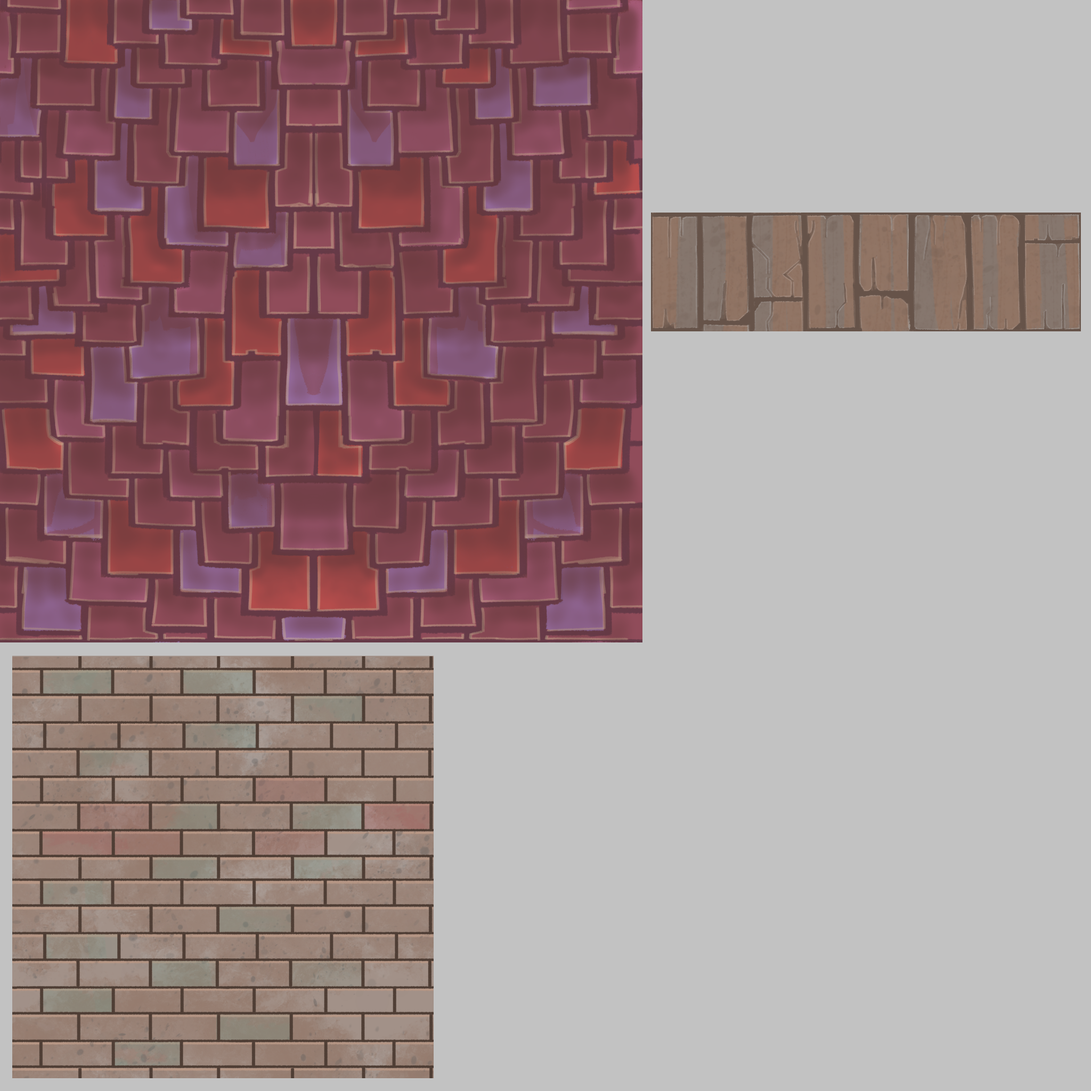
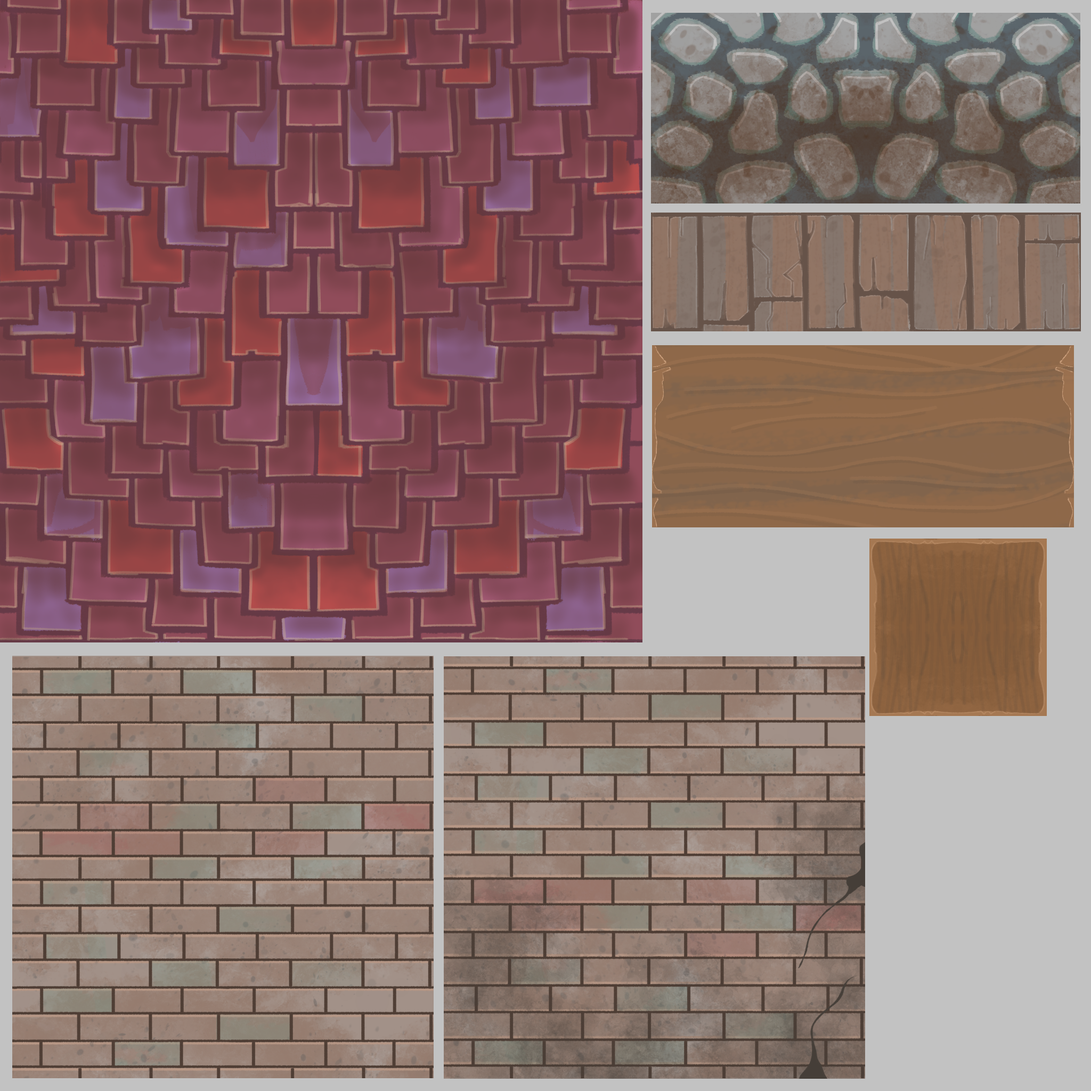
The second 1091 x 1091 image is a revision of the first. Changes to its layers:
added group "Madeira" with 10 layers above "Parede 02" over [648, 345, 1075, 785]
added group "Parede 02" with 7 layers above "Parede 01" over [423, 345, 1075, 1080]
added layer "Pintar camada 30" in group "Parede 02" over [423, 345, 1075, 1080]
added layer "Pintar camada 17 Mescladas" (1st of 2, in "Parede 02") in group "Parede 02" over [423, 656, 866, 1080]
added layer "Pintar camada 19" (1st of 2, in "Parede 02") (60%) in group "Parede 02" over [424, 656, 866, 1076]
added layer "Pintar camada 18" (1st of 2, in "Parede 02") (53%) in group "Parede 02" over [423, 656, 866, 1080]
added layer "Pintar camada 17" (1st of 2, in "Parede 02") in group "Parede 02" over [423, 656, 866, 1076]
added layer "Pintar camada 18 Mescladas" (1st of 2, in "Parede 02") in group "Parede 02" over [423, 656, 866, 1080]
added layer "Pintar camada 16" (1st of 2, in "Parede 02") in group "Parede 02" over [423, 656, 866, 1080]
painted on "Pintar camada 17 Mescladas" (2nd of 2, in "Parede 01") over [423, 648, 1048, 1080]
painted on "Pintar camada 19" (2nd of 2, in "Parede 01") over [423, 648, 1048, 1080]
painted on "Pintar camada 18" (2nd of 2, in "Parede 01") over [423, 648, 1048, 1080]
painted on "Pintar camada 17" (2nd of 2, in "Parede 01") over [423, 648, 1048, 1080]
painted on "Pintar camada 18 Mescladas" (2nd of 2, in "Parede 01") over [423, 648, 1048, 1080]
showed "Pedra_base_Junto", painted on it over [651, 12, 1081, 376]
showed "Pintar camada 8", painted on it over [651, 12, 1081, 376]
showed "Pintar camada 9", painted on it over [651, 12, 1081, 376]
painted on "Pintar camada 3" over [423, 12, 1081, 1080]
painted on "Pintar camada 2" over [423, 12, 1081, 1080]
painted on "Pintar camada 1" over [423, 12, 1081, 1080]
painted on "Pintar camada 1 Mescladas" over [423, 12, 1081, 1080]
painted on "Background" over [423, 12, 1081, 1080]
…and 15 more changes (10 added, 5 painted, 4 visibility)
